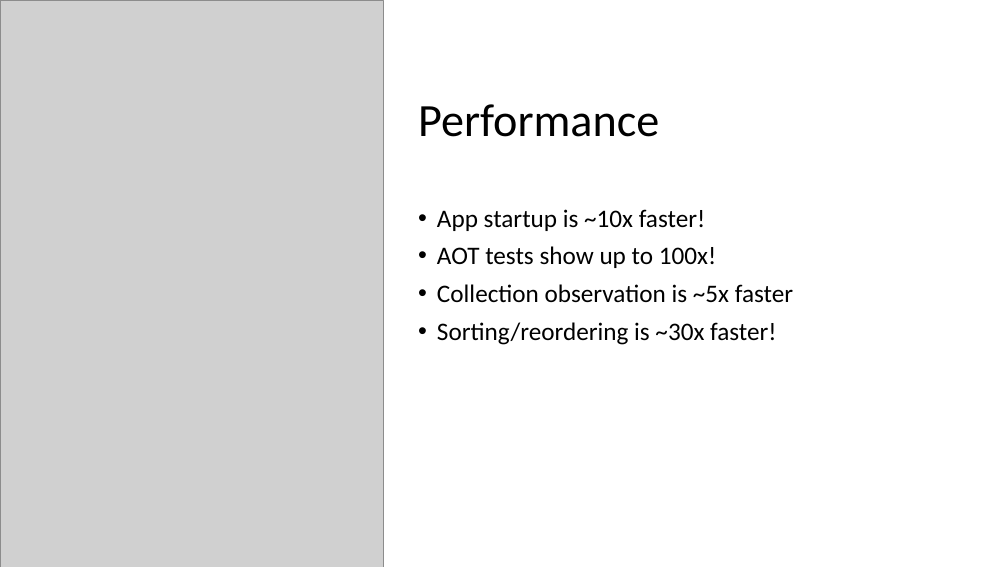
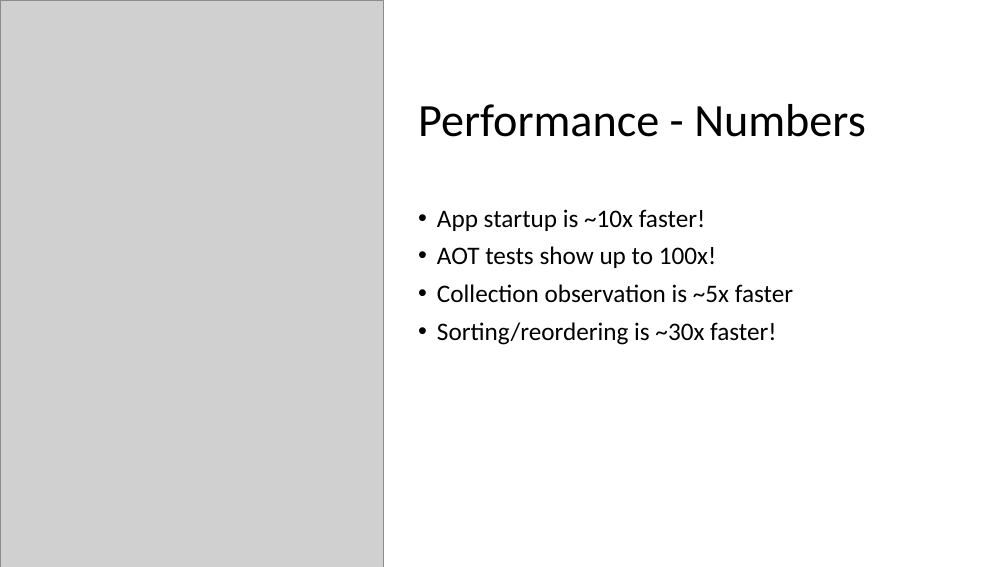
Before and after one commit to mobilemancer/aurelia2-demos, a slide deck: slide 10 of Presentations/Aurelia2 The new Hotness.pptx. Drawn at 1008x567 pixels with LibreOffice and Linux fonts; fonts in the diff are those of the drawing; grey boxes stand for pictures. Boxes give left, top, right and bottom in pixels: in the first picture for what was removed or moved away, otherwise in the second. Text is boxed around its words. In the diff, an @@ line names an element or a change of style, - is before the commit and + after.

```diff
--- a/Presentations/Aurelia2 The new Hotness.pptx
+++ b/Presentations/Aurelia2 The new Hotness.pptx
@@ title at [418,104,866,137]: text changed @@
-Performance
+Performance - Numbers
```
Also in this commit, not shown: 14 other slides changed, 1 slide added, 1 other file.
